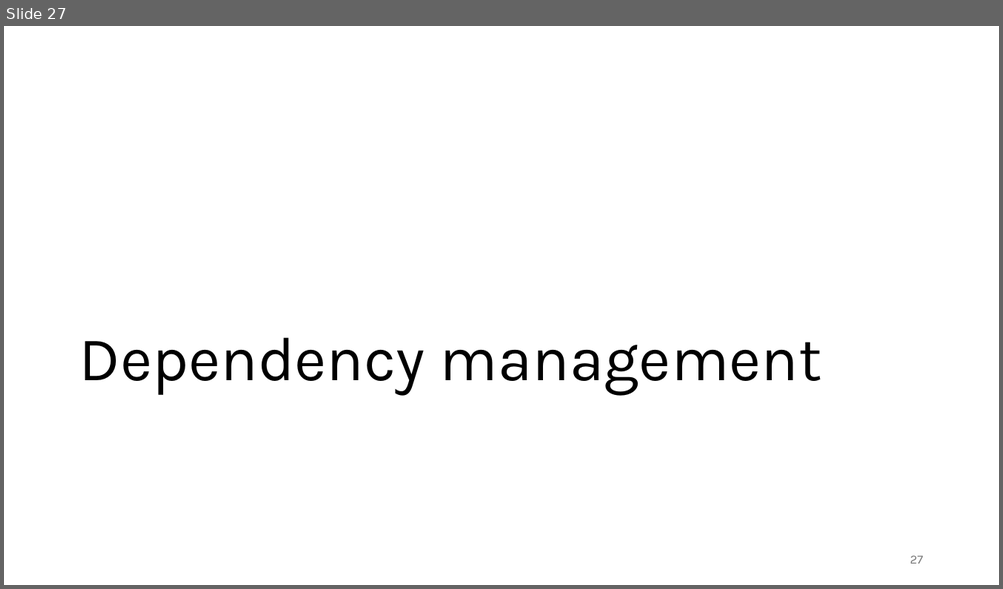
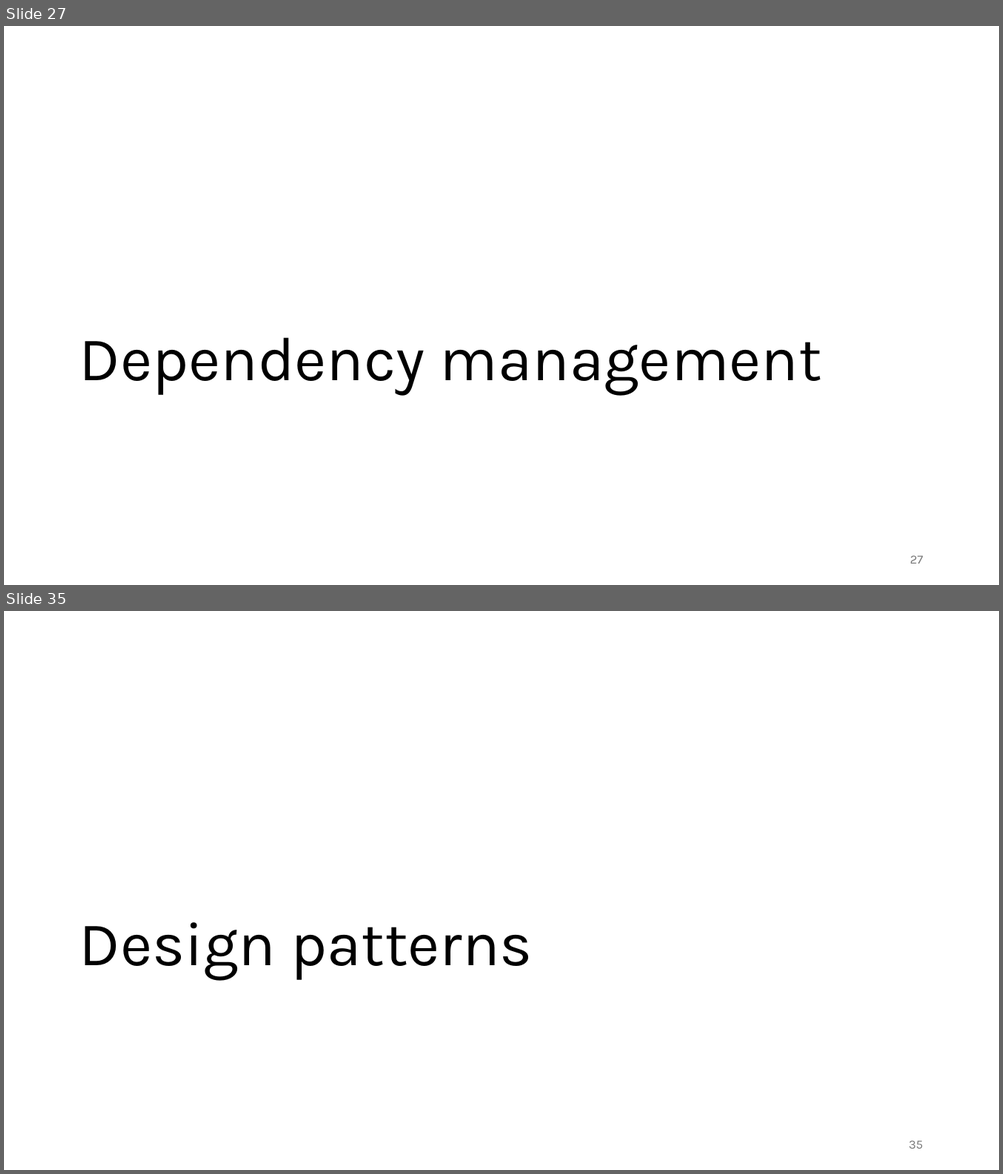
Before and after one commit to gjbex/C-plus-plus-software-engineering, a slide deck: cpp_software_engineering.pptx. Shown one above the other, each under a label of ours: slide 27 before the commit, slides 27 and 35 after it; the slides between them are not shown. The pictures are 1003x589 and 1003x1174 pixels, drawn with LibreOffice and Linux fonts; fonts in the diff are those of the drawing. Boxes give left, top, right and bottom in pixels: in the first picture for what was removed or moved away, otherwise in the second. Text is boxed around its words. In the diff, an @@ line names an element or a change of style, - is before the commit and + after.

```diff
--- a/cpp_software_engineering.pptx
+++ b/cpp_software_engineering.pptx
@@ slide 35 added at bbox=[4, 611, 999, 1170], background #FFFFFF @@
@@ title added at bbox=[79, 923, 532, 980], 60 pt, text #000000 @@
+Design patterns
@@ page number added at bbox=[908, 1141, 922, 1149], 12 pt, text #797979 @@
+35
```
Also in this commit, not shown: 6 slides changed, 6 other slides added.
